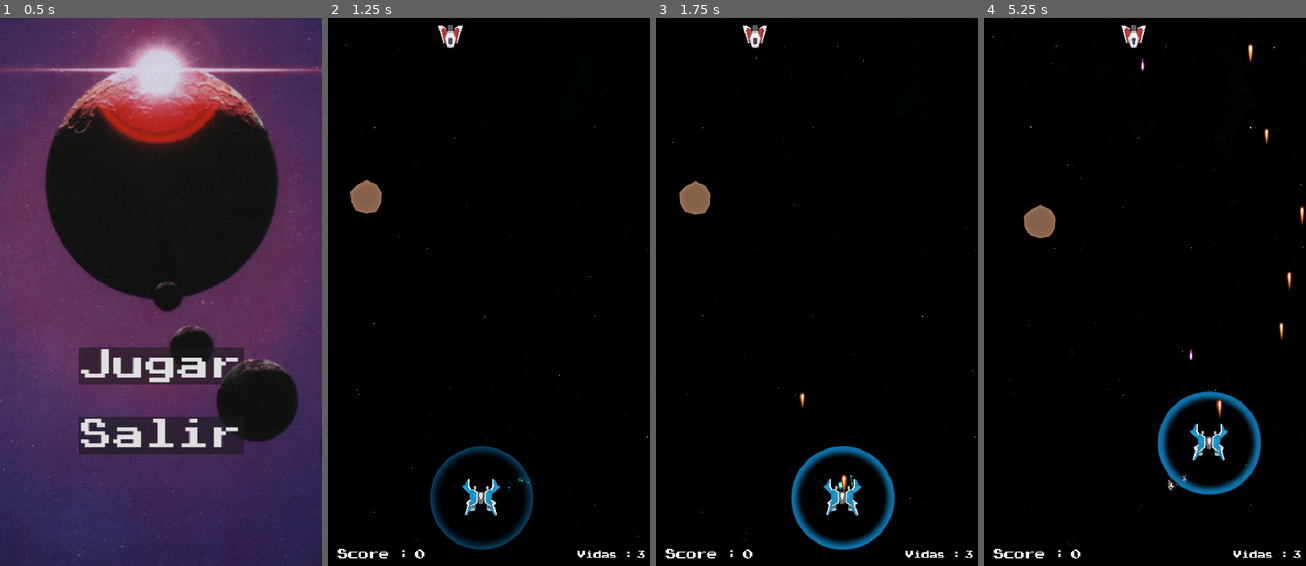
Above: before the commit, frames 1-4 (left to right).
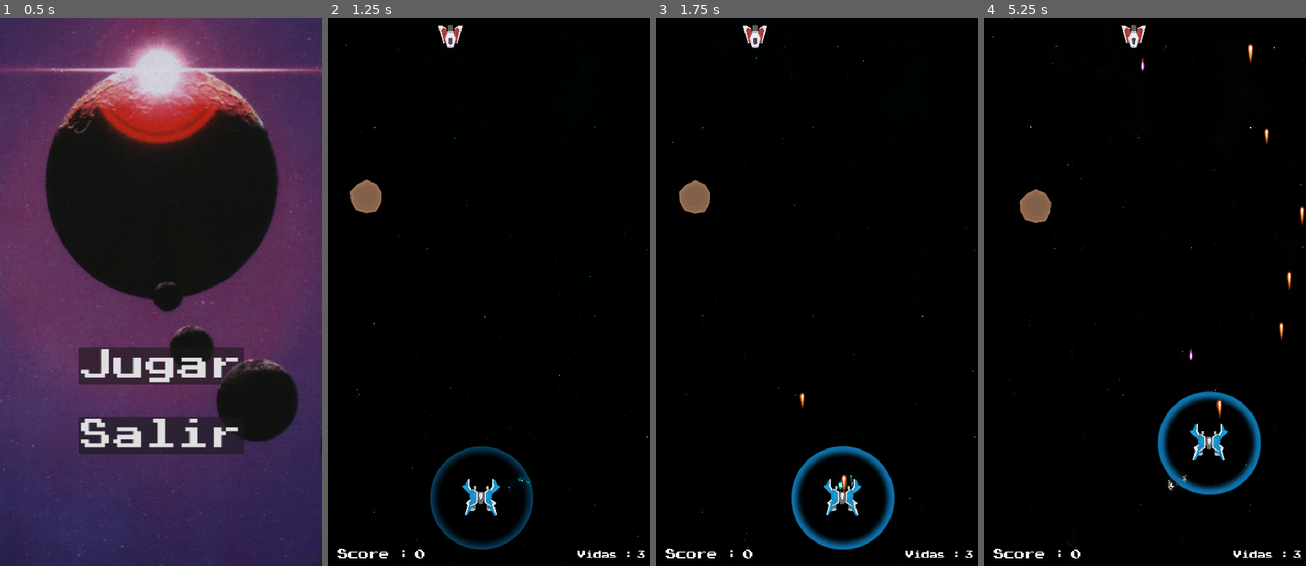
Above: after the commit, the same moments.

Repository: MauroCastro1705/Juego-motores
Game: Godot game, scene res://Menu/menu.tscn
Two runs of this game, one before a commit and one after it. Both use one fixed random seed, a clock stepped at 60 frames per second and the inputs below.
Inputs:
- Up to frame 1 (0.5 s): no input
- Up to frame 2 (1.25 s): click "Jugar" at 0.5 s
- Up to frame 3 (1.75 s): hold Right (derecha) from 1.28 s (still down); hold Space (disparar) from 1.28 s (still down)
- Up to frame 4 (5.25 s): release Right (derecha) at 2.03 s; release Space (disparar) at 2.03 s; hold S (abajo) 2.03-2.78 s; tap Space (disparar) at 2.1, 3.6, 5.1 s; hold Right (derecha) 2.78-3.53 s; hold Space (disparar) 2.78-3.53 s; hold W (arriba) 3.53-4.28 s; hold Space (disparar) 4.28-5.03 s; hold A (izquierda) from 4.28 s (still down)

Frame 1 is identical in both runs. In frame 2, less than 0.1% of the frame differs, in the area x 6-17%, y 29-36%; in frame 3, less than 0.1%; in frame 4, 0.6%, in the area x 11-23%, y 31-41%.

Commit message:
Add obstacle spawner and asteroid explosion animation
Introduces a new obstacle spawner system with scene and script to manage asteroid spawning, including spawn limits. Enhances the asteroid with an explosion animation and sound on destruction, and updates global variables to track asteroids on screen. Adjusts level scene to use the new spawner.

Diff:
--- a/niveles/nivel-1.tscn
+++ b/niveles/nivel-1.tscn
@@ -11,6 +11,7 @@
 [ext_resource type="PackedScene" uid="uid://db8vadjwou13a" path="res://recursos/spawners/enemy_spawner.tscn" id="9_sdvcx"]
 [ext_resource type="PackedScene" uid="uid://bvsgr65jsx7pg" path="res://Menu/pausa.tscn" id="10_keqy6"]
 [ext_resource type="AudioStream" uid="uid://wqi553ur68q3" path="res://Assets/Sonidos/Musica/nave musica.wav" id="11_ctyu4"]
+[ext_resource type="PackedScene" uid="uid://dt4gtpt1ftc04" path="res://recursos/spawners/obstaculo_spawner.tscn" id="12_w6myn"]
 
 [sub_resource type="RectangleShape2D" id="RectangleShape2D_tvrp2"]
 size = Vector2(61, 891)
@@ -85,9 +86,6 @@
 [node name="Asteroide-1" parent="." instance=ExtResource("3_tvrp2")]
 position = Vector2(58, 277)
 
-[node name="PickupSpawner" parent="." instance=ExtResource("7_gyqaj")]
-position = Vector2(252, 542)
-
 [node name="UI" type="Control" parent="."]
 layout_mode = 3
 anchors_preset = 0
@@ -108,8 +106,14 @@
 offset_right = 387.0
 offset_bottom = 826.0
 
+[node name="obstaculo_spawner" parent="." instance=ExtResource("12_w6myn")]
+position = Vector2(259, 283)
+
 [node name="EnemySpawner" parent="." instance=ExtResource("9_sdvcx")]
 position = Vector2(223, 65)
+
+[node name="PickupSpawner" parent="." instance=ExtResource("7_gyqaj")]
+position = Vector2(252, 542)
 
 [node name="Pausa" parent="." instance=ExtResource("10_keqy6")]
 
--- a/recursos/obstaculos/asteroide-1.tscn
+++ b/recursos/obstaculos/asteroide-1.tscn
@@ -1,7 +1,16 @@
-[gd_scene load_steps=6 format=3 uid="uid://beci6n7u7rygv"]
+[gd_scene load_steps=16 format=3 uid="uid://beci6n7u7rygv"]
 
 [ext_resource type="Texture2D" uid="uid://b4td508qdn5n2" path="res://Assets/Sprites/Meteors/spaceMeteors_001.png" id="1_ar5an"]
 [ext_resource type="Script" uid="uid://bvxdia4xjfh4l" path="res://recursos/obstaculos/asteroide_1.gd" id="1_ddtys"]
+[ext_resource type="Texture2D" uid="uid://btd28fh336jgl" path="res://Assets/balas y explosiones/Explosion01_Frame_01_png_processed.png" id="3_7pw4y"]
+[ext_resource type="Texture2D" uid="uid://bnrkl4o3khhgs" path="res://Assets/balas y explosiones/Explosion01_Frame_02_png_processed.png" id="4_xjuq8"]
+[ext_resource type="Texture2D" uid="uid://dvxqmkrogbe7x" path="res://Assets/balas y explosiones/Explosion01_Frame_03_png_processed.png" id="5_i0btr"]
+[ext_resource type="Texture2D" uid="uid://b3a5lcqbbjwie" path="res://Assets/balas y explosiones/Explosion01_Frame_04_png_processed.png" id="6_my4rf"]
+[ext_resource type="Texture2D" uid="uid://bm5axmmhng2um" path="res://Assets/balas y explosiones/Explosion01_Frame_05_png_processed.png" id="7_kufva"]
+[ext_resource type="Texture2D" uid="uid://gp3wjkf4uxyh" path="res://Assets/balas y explosiones/Explosion01_Frame_06_png_processed.png" id="8_yamcx"]
+[ext_resource type="Texture2D" uid="uid://duhj7b5e24aot" path="res://Assets/balas y explosiones/Explosion01_Frame_07_png_processed.png" id="9_cdsa7"]
+[ext_resource type="Texture2D" uid="uid://biflonoym5ird" path="res://Assets/balas y explosiones/Explosion01_Frame_08_png_processed.png" id="10_3n25o"]
+[ext_resource type="Texture2D" uid="uid://bp6duhljkxgm" path="res://Assets/balas y explosiones/Explosion01_Frame_09_png_processed.png" id="11_qjv1e"]
 
 [sub_resource type="PhysicsMaterial" id="PhysicsMaterial_ar5an"]
 friction = 0.0
@@ -11,6 +20,46 @@
 
 [sub_resource type="CircleShape2D" id="CircleShape2D_ar5an"]
 radius = 22.0
+
+[sub_resource type="SpriteFrames" id="SpriteFrames_ptri6"]
+animations = [{
+"frames": [{
+"duration": 1.0,
+"texture": ExtResource("3_7pw4y")
+}, {
+"duration": 1.0,
+"texture": ExtResource("4_xjuq8")
+}, {
+"duration": 1.0,
+"texture": ExtResource("5_i0btr")
+}, {
+"duration": 1.0,
+"texture": ExtResource("6_my4rf")
+}, {
+"duration": 1.0,
+"texture": ExtResource("7_kufva")
+}, {
+"duration": 1.0,
+"texture": ExtResource("8_yamcx")
+}, {
+"duration": 1.0,
+"texture": ExtResource("9_cdsa7")
+}, {
+"duration": 1.0,
+"texture": ExtResource("10_3n25o")
+}, {
+"duration": 1.0,
+"texture": ExtResource("11_qjv1e")
+}],
+"loop": false,
+"name": &"muerte",
+"speed": 15.0
+}, {
+"frames": [],
+"loop": true,
+"name": &"new_animation",
+"speed": 5.0
+}]
 
 [node name="Asteroide-1" type="RigidBody2D" groups=["obstaculo"]]
 collision_layer = 2
@@ -32,4 +81,13 @@
 [node name="CollisionShape2D" type="CollisionShape2D" parent="Area2D"]
 shape = SubResource("CircleShape2D_ar5an")
 
+[node name="AnimatedSprite2D" type="AnimatedSprite2D" parent="."]
+position = Vector2(0, 1)
+scale = Vector2(1.15625, 1.15625)
+sprite_frames = SubResource("SpriteFrames_ptri6")
+animation = &"muerte"
+autoplay = "muerte"
+frame = 8
+frame_progress = 0.750461
+
 [connection signal="area_entered" from="Area2D" to="." method="_on_area_2d_area_entered"]
--- a/recursos/obstaculos/asteroide_1.gd
+++ b/recursos/obstaculos/asteroide_1.gd
@@ -1,18 +1,41 @@
 extends RigidBody2D
 
 var vida_asteroide:int = 3
+@onready var explosion = $AnimatedSprite2D
+@onready var asteroide = $SpaceMeteors001
+var numero1 = randf_range(0.02, 0.08)
+var numero2 = randf_range(0.02, 0.08)
 
-
+func _ready() -> void:
+	explosion.visible = false
 
 func _physics_process(_delta: float) -> void:
-	apply_central_impulse(Vector2(0.05,0.07))
+	apply_central_impulse(Vector2(numero1,numero2))
+
 
 func _on_area_2d_area_entered(area: Area2D) -> void:
 	if area.is_in_group("bala_enemigo") or area.is_in_group("bala_player"):
 		area.queue_free()
 		asteroide_muere()
 
+
 func asteroide_muere():
 	vida_asteroide -= 1
+	_titilar_rojo()
 	if vida_asteroide == 0:
-		queue_free()
+		explosion_asteroide()
+
+func _titilar_rojo():
+	asteroide.modulate = Color(1, 0, 0)
+	await get_tree().create_timer(0.1).timeout
+	asteroide.modulate = Color(1, 1, 1)
+
+func explosion_asteroide():
+	print("muere asteroide")
+	Global.asteroides_actuales_on_screen -= 1
+	asteroide.visible = false
+	explosion.visible = true
+	explosion.play("muerte")
+	AudioManager.ExplosionEnemigo.play()
+	await explosion.animation_finished	# Esperar que termine la animación antes de destruir
+	queue_free()
--- a/recursos/scripts_globales/global.gd
+++ b/recursos/scripts_globales/global.gd
@@ -22,6 +22,11 @@
 
 var puntaje_enemigo2:int = 30
 
+#asteroides
+var max_asteroides_on_screen:int = 3
+var asteroides_actuales_on_screen:int = 0
+
+
 func _update_score(new_score):
 	var a = player_score
 	var b = new_score
--- /dev/null
+++ b/recursos/spawners/obstaculo_spawner.gd
@@ -0,0 +1,47 @@
+extends Node2D
+@export var obstaculo1:PackedScene
+#@export var obstaculo2:PackedScene
+
+@onready var spawn_timer = $spawn_timer
+@onready var zona_spawn = $Area2D
+
+func _ready() -> void:
+	spawn_timer.start()
+	Global.asteroides_actuales_on_screen = 0
+
+
+
+func _posicion_aleatoria_en_area() -> Vector2:
+	var shape = zona_spawn.get_node("CollisionShape2D").shape
+	var extents = shape.extents
+	var local_pos = Vector2(
+		randf_range(-extents.x, extents.x),
+		randf_range(-extents.y, extents.y)
+	)
+	return zona_spawn.global_position + local_pos
+
+
+
+func _instanciar_obstaculo_aleatorio():
+	var numero = randi_range(1, 2) #numero aleatorio para enemigos
+
+
+	match numero:
+		1:_instanciar_obstaculo(obstaculo1)
+		2:_instanciar_obstaculo(obstaculo1)
+
+
+func _instanciar_obstaculo(obstaculo):
+	if Global.asteroides_actuales_on_screen < Global.max_asteroides_on_screen :
+		var nuevo_obstaculo = obstaculo.instantiate()
+		nuevo_obstaculo.global_position = _posicion_aleatoria_en_area()
+		get_tree().current_scene.add_child(nuevo_obstaculo)
+		Global.asteroides_actuales_on_screen += 1
+	else:
+		print("maxima cant de obstaculos")
+
+
+func _on_spawn_timer_timeout() -> void:
+	_instanciar_obstaculo_aleatorio()
+	spawn_timer.start()
+	print("cantidad de obstaculos ", Global.asteroides_actuales_on_screen)
--- /dev/null
+++ b/recursos/spawners/obstaculo_spawner.tscn
@@ -0,0 +1,23 @@
+[gd_scene load_steps=4 format=3 uid="uid://dt4gtpt1ftc04"]
+
+[ext_resource type="Script" uid="uid://xpvmeyvqasur" path="res://recursos/spawners/obstaculo_spawner.gd" id="1_dj117"]
+[ext_resource type="PackedScene" uid="uid://beci6n7u7rygv" path="res://recursos/obstaculos/asteroide-1.tscn" id="2_y3xt3"]
+
+[sub_resource type="RectangleShape2D" id="RectangleShape2D_2xaha"]
+size = Vector2(377, 114)
+
+[node name="obstaculo_spawner" type="Node2D"]
+script = ExtResource("1_dj117")
+obstaculo1 = ExtResource("2_y3xt3")
+
+[node name="spawn_timer" type="Timer" parent="."]
+wait_time = 5.0
+
+[node name="Area2D" type="Area2D" parent="."]
+
+[node name="CollisionShape2D" type="CollisionShape2D" parent="Area2D"]
+position = Vector2(-1, 0)
+shape = SubResource("RectangleShape2D_2xaha")
+debug_color = Color(0.69789, 0.492707, 0.0602699, 0.42)
+
+[connection signal="timeout" from="spawn_timer" to="." method="_on_spawn_timer_timeout"]
Not shown: 1 places in niveles/nivel-1.tscn that only renumber resources
Not shown, added: recursos/spawners/obstaculo_spawner.gd.uid
